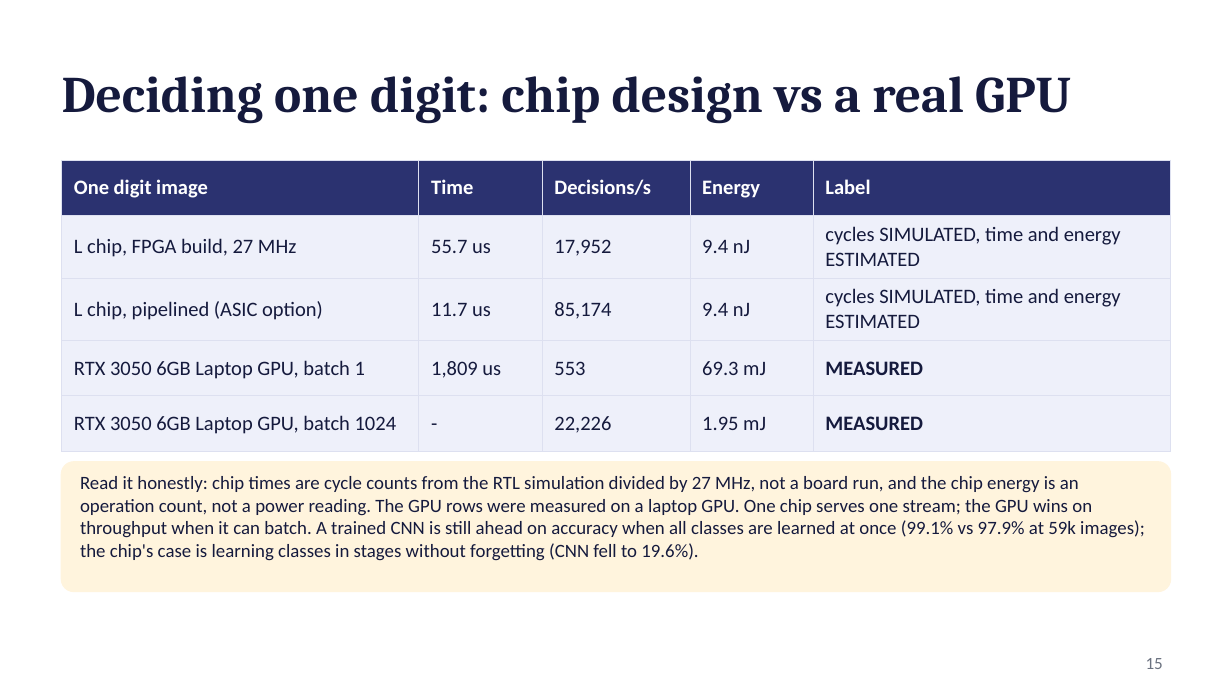
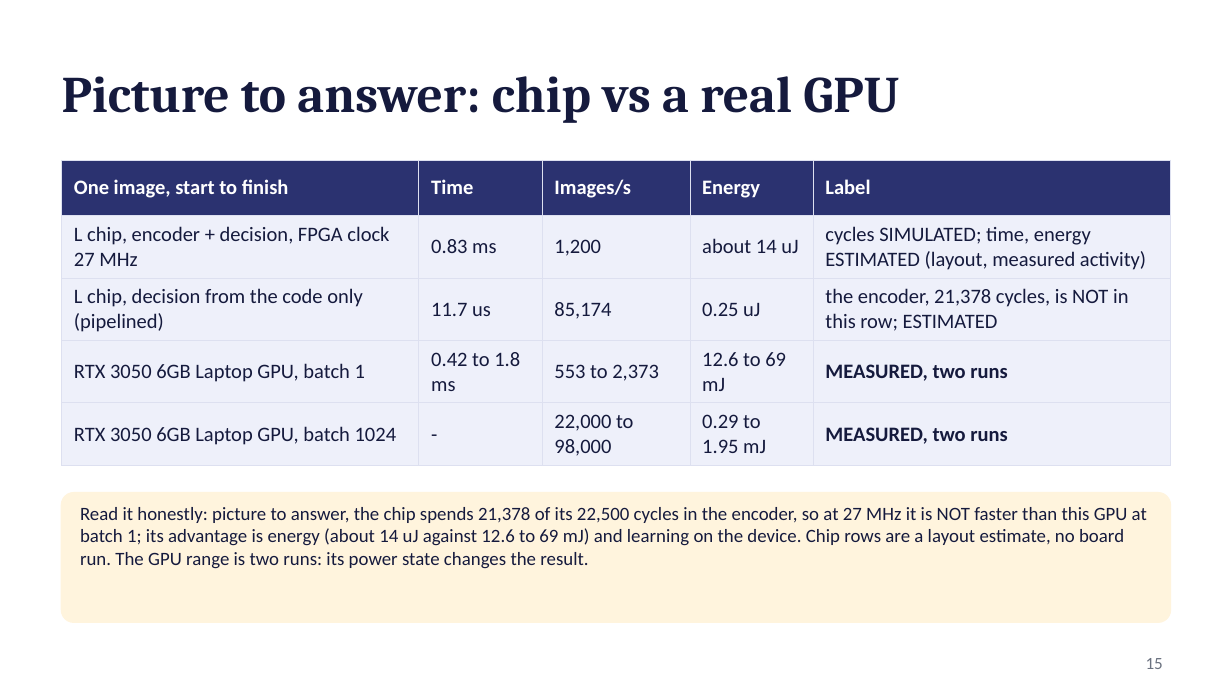
Before and after one commit to kurosaki11op-art/gpu2.0, a slide deck: slide 15 of docs/L_pitch_final.pptx. Drawn at 1232x693 pixels with LibreOffice and Linux fonts; fonts in the diff are those of the drawing. Boxes give left, top, right and bottom in pixels: in the first picture for what was removed or moved away, otherwise in the second. Text is boxed around its words. In the diff, an @@ line names an element or a change of style, - is before the commit and + after.

```diff
--- a/docs/L_pitch_final.pptx
+++ b/docs/L_pitch_final.pptx
@@ title at bbox=[62, 76, 899, 123]: text changed @@
-Deciding one digit: chip design vs a real GPU
+Picture to answer: chip vs a real GPU
@@ table at bbox=[62, 160, 1170, 460] @@
-row 1, column 1: One digit image
+row 1, column 1: One image, start to finish
-row 1, column 3: Decisions/s
+row 1, column 3: Images/s
-row 2: L chip, FPGA build, 27 MHz | 55.7 us | 17,952 | 9.4 nJ | cycles SIMULATED, time and energy ESTIMATED
+row 2: L chip, encoder + decision, FPGA clock 27 MHz | 0.83 ms | 1,200 | about 14 uJ | cycles SIMULATED; time, energy ESTIMATED (layout, measured activity)
-row 3: L chip, pipelined (ASIC option) | 11.7 us | 85,174 | 9.4 nJ | cycles SIMULATED, time and energy ESTIMATED
+row 3: L chip, decision from the code only (pipelined) | 11.7 us | 85,174 | 0.25 uJ | the encoder, 21,378 cycles, is NOT in this row; ESTIMATED
-row 4: RTX 3050 6GB Laptop GPU, batch 1 | 1,809 us | 553 | 69.3 mJ | MEASURED
+row 4: RTX 3050 6GB Laptop GPU, batch 1 | 0.42 to 1.8 ms | 553 to 2,373 | 12.6 to 69 mJ | MEASURED, two runs
-row 5: RTX 3050 6GB Laptop GPU, batch 1024 | - | 22,226 | 1.95 mJ | MEASURED
+row 5: RTX 3050 6GB Laptop GPU, batch 1024 | - | 22,000 to 98,000 | 0.29 to 1.95 mJ | MEASURED, two runs
@@ rounded rectangle: place and size @@
-rounded rectangle at bbox=[62, 462, 1170, 591]
+rounded rectangle at bbox=[62, 493, 1170, 622]
@@ text at bbox=[80, 507, 1147, 569]: text changed @@
-Read it honestly: chip times are cycle counts from the RTL simulation divided by 27 MHz, not a board run, and the chip energy is an operation count, not a power reading. The GPU rows were measured on a laptop GPU. One chip serves one stream; the GPU wins on throughput when it can batch. A trained CNN is still ahead on accuracy when all classes are learned at once (99.1% vs 97.9% at 59k images); the chip's case is learning classes in stages without forgetting (CNN fell to 19.6%).
+Read it honestly: picture to answer, the chip spends 21,378 of its 22,500 cycles in the encoder, so at 27 MHz it is NOT faster than this GPU at batch 1; its advantage is energy (about 14 uJ against 12.6 to 69 mJ) and learning on the device. Chip rows are a layout estimate, no board run. The GPU range is two runs: its power state changes the result.
```
Also in this commit, not shown: 1 other slide changed, 10 other files.
